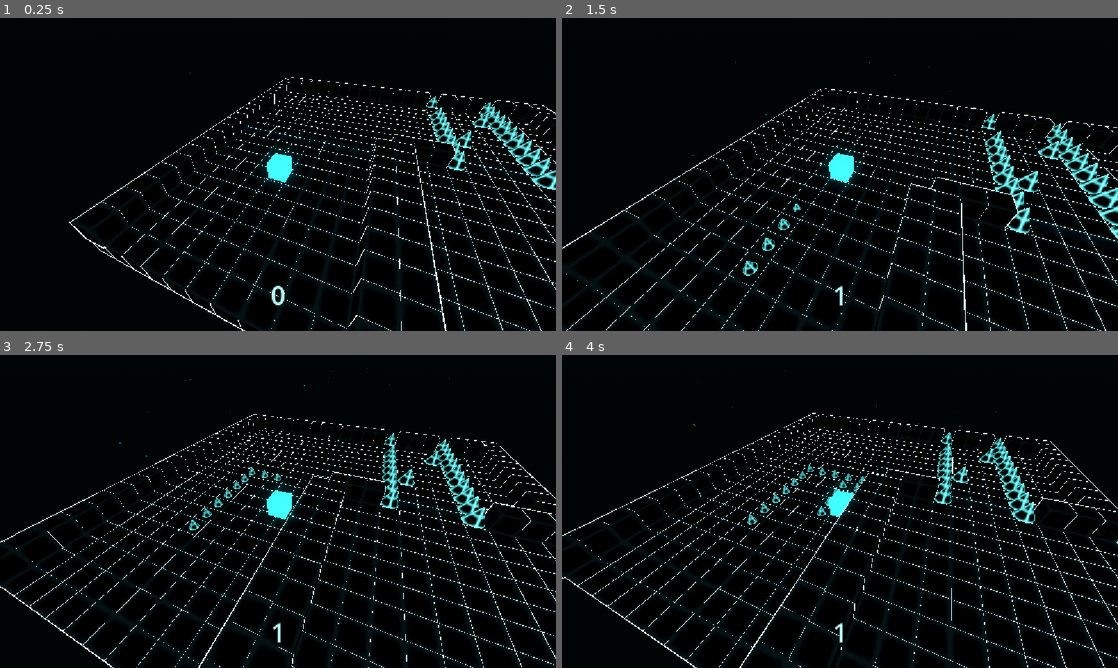
Above: before the commit, frames 1-4 (two rows, left to right).
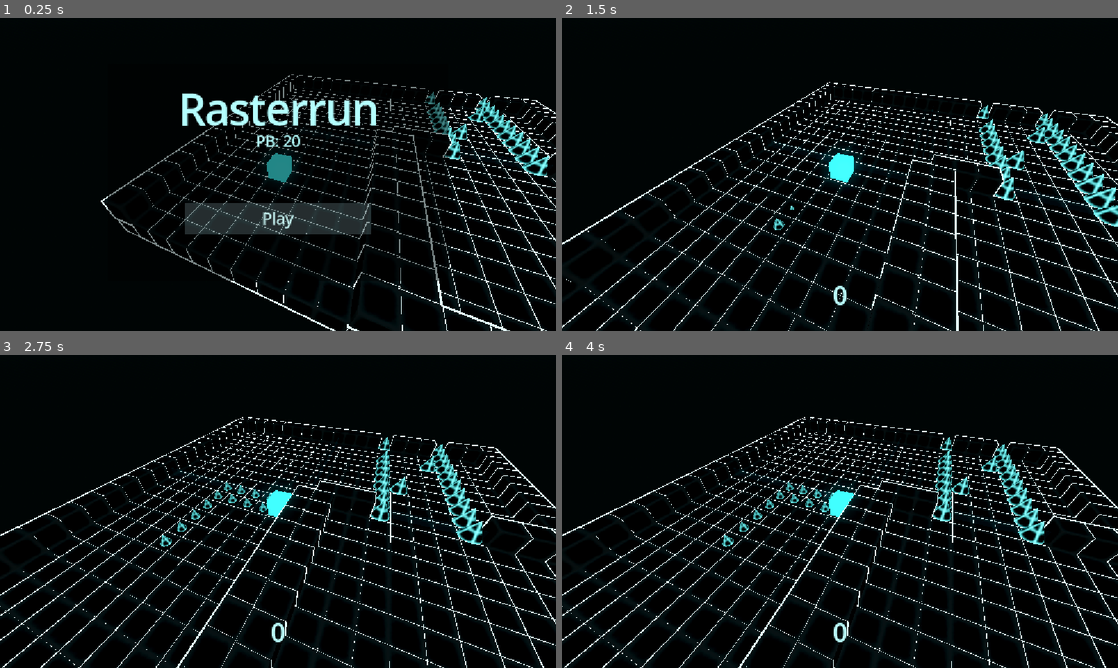
Above: after the commit, the same moments.

Repository: Username4D/rasterrun
Game: Godot game, scene res://scenes/demo_scene.tscn
Two runs of this game, one before a commit and one after it. Both use one fixed random seed, a clock stepped at 60 frames per second and the inputs below.
Inputs (mouse positions are in pixels of both pictures, inside the frame that each line leads up to):
- Up to frame 1 (0.25 s): no input
- Up to frame 2 (1.5 s): click (840, 218) at 0.5 s, where only the run after the commit has a clickable "Play"; hold Right (ui_right) from 1.28 s (still down)
- Up to frame 3 (2.75 s): release Right (ui_right) at 2.03 s; hold Down (ui_down) from 2.03 s (still down)
- Up to frame 4 (4 s): release Down (ui_down) at 2.78 s; hold Right (ui_right) 2.78-3.53 s; hold Up (ui_up) from 3.53 s (still down)

The runs differ from the first frame. In frame 1, 12% of the frame differs, in the area x 12-100%, y 17-100%; in frame 2, 8.7%; in frame 3, 9.4%; in frame 4, 8.1%.

Commit message:
created main menu

Diff:
--- a/resources/wall.tres
+++ b/resources/wall.tres
@@ -7,7 +7,7 @@
 render_priority = 0
 shader = ExtResource("2_wrb2w")
 shader_parameter/color = Color(0.8277864, 1, 1, 1)
-shader_parameter/size = 1.05
+shader_parameter/size = 1.07999999821184
 
 [resource]
 next_pass = SubResource("ShaderMaterial_mkqn6")
--- a/scenes/demo_scene.tscn
+++ b/scenes/demo_scene.tscn
@@ -1,10 +1,11 @@
-[gd_scene load_steps=9 format=3 uid="uid://cqf1pye3c1kvl"]
+[gd_scene load_steps=10 format=3 uid="uid://cqf1pye3c1kvl"]
 
 [ext_resource type="Script" uid="uid://bgyx8cj76cfrl" path="res://scripts/demo_scene.gd" id="1_bk2b3"]
 [ext_resource type="Script" uid="uid://bp6r7shwy5ruv" path="res://scripts/floors.gd" id="2_8m1ix"]
 [ext_resource type="PackedScene" uid="uid://bl7uumbime3mk" path="res://scenes/player.tscn" id="2_ba4t3"]
 [ext_resource type="PackedScene" uid="uid://oqf63acvkf2r" path="res://scenes/floors/0/0.tscn" id="3_0ekuu"]
 [ext_resource type="PackedScene" uid="uid://5myfnkux2cr0" path="res://scenes/ui.tscn" id="4_8m1ix"]
+[ext_resource type="PackedScene" uid="uid://dbx0bquusvc8d" path="res://scenes/main_menu.tscn" id="6_64dih"]
 
 [sub_resource type="ProceduralSkyMaterial" id="ProceduralSkyMaterial_ba4t3"]
 sky_top_color = Color(3.128499e-07, 0.30717537, 0.3524423, 1)
@@ -51,3 +52,6 @@
 transform = Transform3D(1, 0, 0, 0, 1, 0, 0, 0, 1, 0, 0.5, 0)
 
 [node name="ui" parent="." instance=ExtResource("4_8m1ix")]
+visible = false
+
+[node name="main_menu" parent="." instance=ExtResource("6_64dih")]
--- /dev/null
+++ b/scenes/main_menu.tscn
@@ -0,0 +1,61 @@
+[gd_scene load_steps=5 format=3 uid="uid://dbx0bquusvc8d"]
+
+[ext_resource type="Script" uid="uid://bmbo44kxi63lh" path="res://scripts/main_menu.gd" id="1_l6cm7"]
+
+[sub_resource type="LabelSettings" id="LabelSettings_vue75"]
+font_size = 86
+font_color = Color(0.70533085, 0.99723107, 0.99999994, 1)
+
+[sub_resource type="LabelSettings" id="LabelSettings_l6cm7"]
+font_size = 31
+font_color = Color(0.70533085, 0.99723107, 0.99999994, 1)
+
+[sub_resource type="StyleBoxFlat" id="StyleBoxFlat_l6cm7"]
+bg_color = Color(0.79655224, 0.9722362, 1, 0.18300001)
+
+[node name="main_menu" type="Node2D"]
+script = ExtResource("1_l6cm7")
+
+[node name="ColorRect" type="ColorRect" parent="."]
+offset_left = 224.0
+offset_top = 96.0
+offset_right = 928.0
+offset_bottom = 544.0
+color = Color(0, 0, 0, 0.47500002)
+
+[node name="Label" type="Label" parent="."]
+offset_right = 1152.0
+offset_bottom = 384.0
+text = "Rasterrun"
+label_settings = SubResource("LabelSettings_vue75")
+horizontal_alignment = 1
+vertical_alignment = 1
+
+[node name="Label2" type="Label" parent="."]
+offset_top = 192.0
+offset_right = 1152.0
+offset_bottom = 320.0
+text = "PB: 20"
+label_settings = SubResource("LabelSettings_l6cm7")
+horizontal_alignment = 1
+vertical_alignment = 1
+
+[node name="Button" type="Button" parent="."]
+offset_left = 384.0
+offset_top = 384.0
+offset_right = 768.0
+offset_bottom = 448.0
+theme_override_colors/font_color = Color(0.7457072, 0.9138857, 0.90965456, 1)
+theme_override_colors/font_focus_color = Color(0.7457072, 0.9138857, 0.90965456, 1)
+theme_override_colors/font_pressed_color = Color(0.7457072, 0.9138857, 0.90965456, 1)
+theme_override_colors/font_hover_color = Color(0.7457072, 0.9138857, 0.90965456, 1)
+theme_override_colors/font_hover_pressed_color = Color(0.7457072, 0.9138857, 0.90965456, 1)
+theme_override_font_sizes/font_size = 32
+theme_override_styles/normal = SubResource("StyleBoxFlat_l6cm7")
+theme_override_styles/pressed = SubResource("StyleBoxFlat_l6cm7")
+theme_override_styles/hover = SubResource("StyleBoxFlat_l6cm7")
+theme_override_styles/disabled = SubResource("StyleBoxFlat_l6cm7")
+theme_override_styles/focus = SubResource("StyleBoxFlat_l6cm7")
+text = "Play"
+
+[connection signal="pressed" from="Button" to="." method="_on_button_pressed"]
--- a/scenes/player.tscn
+++ b/scenes/player.tscn
@@ -13,30 +13,6 @@
 
 [sub_resource type="BoxShape3D" id="BoxShape3D_g2els"]
 size = Vector3(1.05, 0.95, 1.05)
-
-[sub_resource type="Curve" id="Curve_qhqgy"]
-_limits = [0.0, 3.0, 0.0, 1.0]
-_data = [Vector2(0, 1), 0.0, 0.0, 0, 0, Vector2(0.86363643, 0.6741574), -1.4353043, -1.4353043, 0, 0, Vector2(1, 0), -3.6404498, 0.0, 0, 0]
-point_count = 3
-
-[sub_resource type="CurveTexture" id="CurveTexture_dqkch"]
-width = 1024
-curve = SubResource("Curve_qhqgy")
-
-[sub_resource type="ParticleProcessMaterial" id="ParticleProcessMaterial_qlg0r"]
-emission_shape_scale = Vector3(60, 1, 80)
-emission_shape = 3
-emission_box_extents = Vector3(1, 1, 1)
-gravity = Vector3(0, 4, 0)
-scale_over_velocity_max = 16.0
-scale_over_velocity_curve = SubResource("CurveTexture_dqkch")
-
-[sub_resource type="StandardMaterial3D" id="StandardMaterial3D_g2els"]
-albedo_color = Color(0.8249593, 1, 1, 1)
-
-[sub_resource type="BoxMesh" id="BoxMesh_smehm"]
-material = SubResource("StandardMaterial3D_g2els")
-size = Vector3(0.2, 0.2, 0.2)
 
 [node name="player" type="CharacterBody3D" groups=["player"]]
 platform_on_leave = 2
@@ -59,13 +35,5 @@
 [node name="Camera3D" type="Camera3D" parent="."]
 transform = Transform3D(-0.91855675, 0.25022972, -0.30600417, -2.5229978e-08, 0.77412754, 0.6330297, 0.3952891, 0.58147377, -0.7110801, -3.329, 6.6, -8)
 
-[node name="GPUParticles3D" type="GPUParticles3D" parent="."]
-transform = Transform3D(1, 0, 0, 0, 1, 0, 0, 0, 1, 0, -10, 0)
-amount = 250
-amount_ratio = 0.25
-lifetime = 4.0
-process_material = SubResource("ParticleProcessMaterial_qlg0r")
-draw_pass_1 = SubResource("BoxMesh_smehm")
-
 [connection signal="area_entered" from="front" to="." method="_on_front_area_entered"]
 [connection signal="body_entered" from="front" to="." method="_on_front_body_entered"]
--- a/scripts/demo_scene.gd
+++ b/scripts/demo_scene.gd
@@ -1,3 +1,7 @@
 extends Node3D
 
 @export var score = 0
+
+func start():
+	$player.speed = 340
+	$ui.visible = true
--- /dev/null
+++ b/scripts/main_menu.gd
@@ -0,0 +1,5 @@
+extends Node2D
+
+func _on_button_pressed() -> void:
+	self.get_parent().start()
+	self.queue_free()
--- a/scripts/player.gd
+++ b/scripts/player.gd
@@ -1,7 +1,7 @@
 extends CharacterBody3D
 
 var movement_direction = Vector3(0,0,1)
-var speed = 280
+@export var speed = 0
 var movement_rotation = 0
 var input_disabled = false
 
Not shown: 1 places in scenes/player.tscn that only renumber resources
Not shown, added: scripts/main_menu.gd.uid
